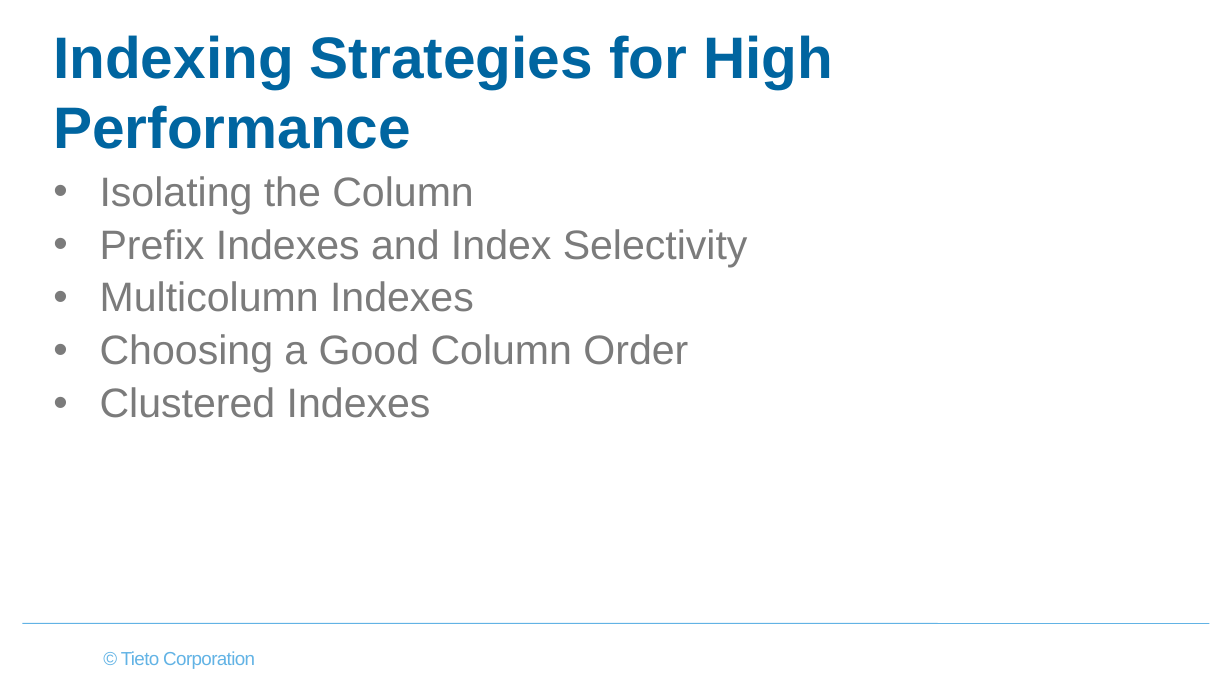
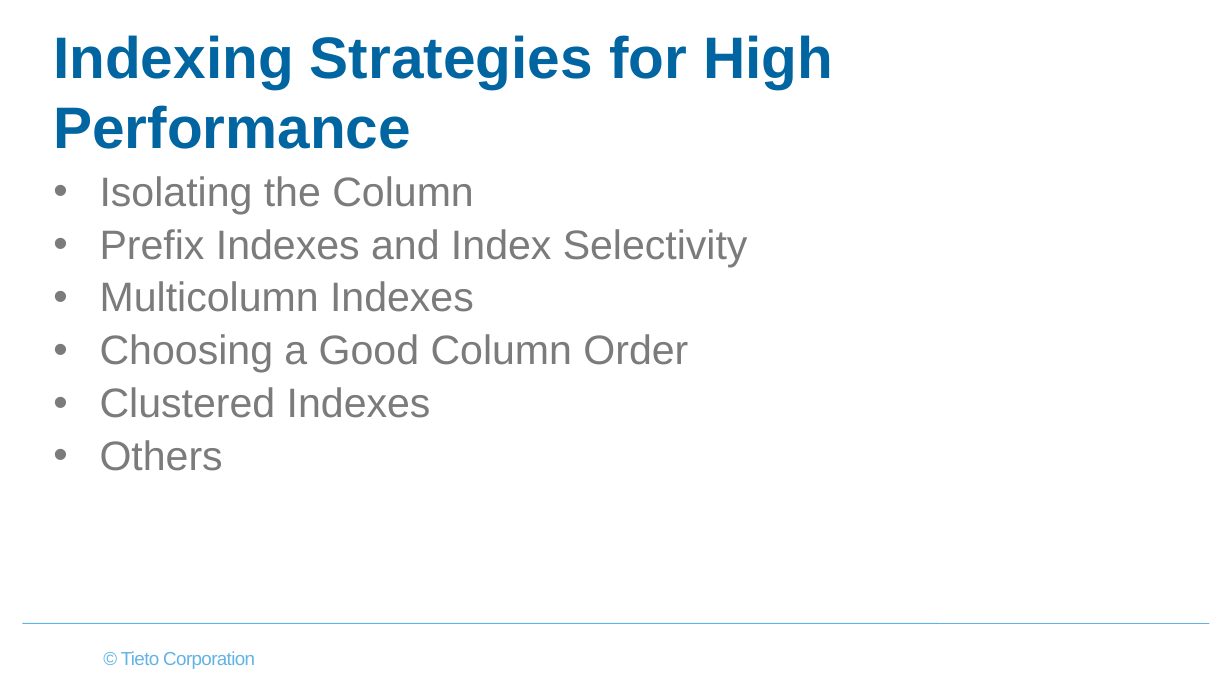
Before and after one commit to virh/case-study, a slide deck: slide 11 of vitess/MySQL Index & Orchestrator.pptx. Drawn at 1232x693 pixels with LibreOffice and Linux fonts; fonts in the diff are those of the drawing; background and template pictures are left out. Boxes give left, top, right and bottom in pixels: in the first picture for what was removed or moved away, otherwise in the second. Text is boxed around its words. In the diff, an @@ line names an element or a change of style, - is before the commit and + after.

```diff
--- a/vitess/MySQL Index & Orchestrator.pptx
+++ b/vitess/MySQL Index & Orchestrator.pptx
@@ text at bbox=[100, 440, 223, 471]: paragraph added @@
+• Others
```
Also in this commit, not shown: 28 other slides changed, 1 slide added, 1 slide removed.
